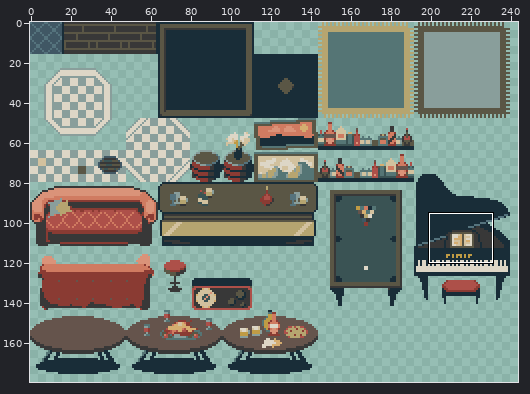
Sprite sheet -- assets/environment/tileset.png. The picture above shows the old version from afar; the outline marks the close-up.
Close-up. Earlier state:
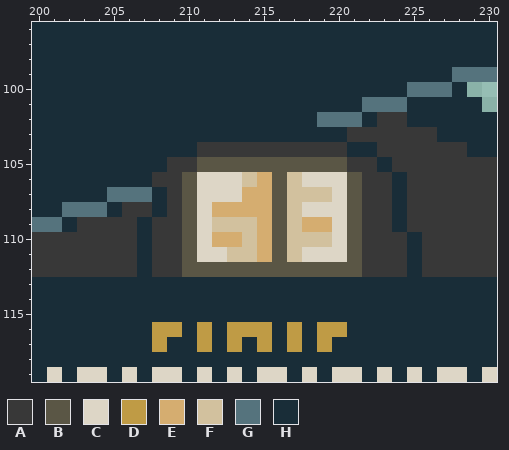
The file is 256x256 pixels. Shown: x 200..230, y 96..119. The wide view leaves out empty margins.
Palette (. is transparent): A #383838  B #5a5645  C #ddd6c6  D #bf9b45  E #d5ad70  F #d2c19e  G #55737d  H #192d38
Pixels before, first column x 200:
 96 HHHHHHHHHHHHHHHHHHHHHHHHHHHHHHH
 97 HHHHHHHHHHHHHHHHHHHHHHHHHHHHHHH
 98 HHHHHHHHHHHHHHHHHHHHHHHHHHHHHHH
 99 HHHHHHHHHHHHHHHHHHHHHHHHHHHHGGG
100 HHHHHHHHHHHHHHHHHHHHHHHHHGGGH..
101 HHHHHHHHHHHHHHHHHHHHHHGGGHHHHH.
102 HHHHHHHHHHHHHHHHHHHGGGHAAHHHHHH
103 HHHHHHHHHHHHHHHHHHHHHAAAAAAHHHH
104 HHHHHHHHHHHAAAAAAAAAAHHAAAAAAHH
105 HHHHHHHHHAABBBBBBBBBBAAHAAAAAAA
106 HHHHHHHHAABCCCFEBFCCCBAAHAAAAAA
107 HHHHHGGGHABCCCEEBFFFCBAAHAAAAAA
108 HHGGGHAAHABCEEEEBFCCCBAAHAAAAAA
109 GGHAAAAHAABCFFFEBFEECBAAHAAAAAA
110 AAAAAAAHAABCEEFEBFFFCBAAAHAAAAA
111 AAAAAAAHAABCCFFEBFCCCBAAAHAAAAA
112 AAAAAAAHAABBBBBBBBBBBBAAAHAAAAA
113 HHHHHHHHHHHHHHHHHHHHHHHHHHHHHHH
114 HHHHHHHHHHHHHHHHHHHHHHHHHHHHHHH
115 HHHHHHHHHHHHHHHHHHHHHHHHHHHHHHH
116 HHHHHHHHDDHDHDDDHDHDDHHHHHHHHHH
117 HHHHHHHHDHHDHDHDHDHDHHHHHHHHHHH
118 HHHHHHHHHHHHHHHHHHHHHHHHHHHHHHH
119 HCHCCHCHCCHCHCHCCHCHCCHCHCHCCHC
The result:
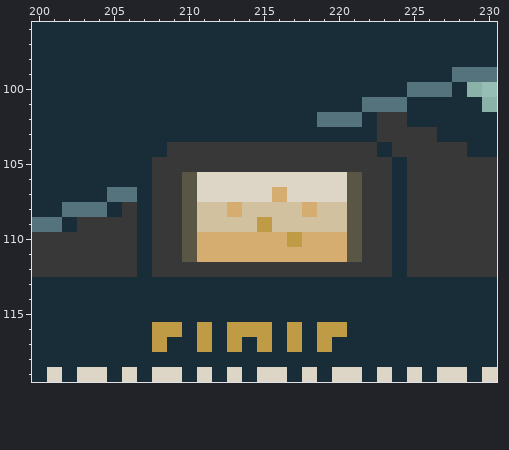
Author's note on the commit: player piano
The exact change:
The edit turns colour B into colour A in row 105 at x 211 to 220; in row 112 at x 210 to 221.
The edit turns colour H into colour A in row 104 at x 209 to 210 and 221 to 222; in row 105 at x 208 and 223; in rows 107 to 108 at x 208; in rows 110 to 112 at x 225.
The edit turns colour B into colour C in row 106 at x 216.
The edit turns colour E into colour C in row 106 at x 215; in row 107 at x 214 to 215.
The edit turns colour F into colour C in row 106 at x 214 and 217; in row 107 at x 217 to 219.
The edit turns colour E into colour D in row 109 at x 215.
The edit turns colour F into colour D in row 110 at x 217.
The edit turns colour B into colour E in row 107 at x 216; in rows 110 to 111 at x 216.
The edit turns colour C into colour E in row 108 at x 218; in row 110 at x 211 and 220; in row 111 at x 211 to 212 and 218 to 220.
The edit turns colour F into colour E in row 110 at x 214 and 218 to 219; in row 111 at x 213 to 214 and 217.
The edit turns colour B into colour F in rows 108 to 109 at x 216.
The edit turns colour C into colour F in row 108 at x 211 and 219 to 220; in row 109 at x 211 and 220.
The edit turns colour E into colour F in row 108 at x 212 and 214 to 215; in row 109 at x 218 to 219.
The edit turns colour A into colour H in row 103 at x 221 to 222; in row 104 at x 223; in row 105 at x 224; in row 108 at x 207; in rows 110 to 112 at x 224.
The edit turns colour G into colour H in row 107 at x 207.
Where, in picture pixels (left, top, right, bottom), the same in both close-ups:
changed: (137, 127, 422, 277)
